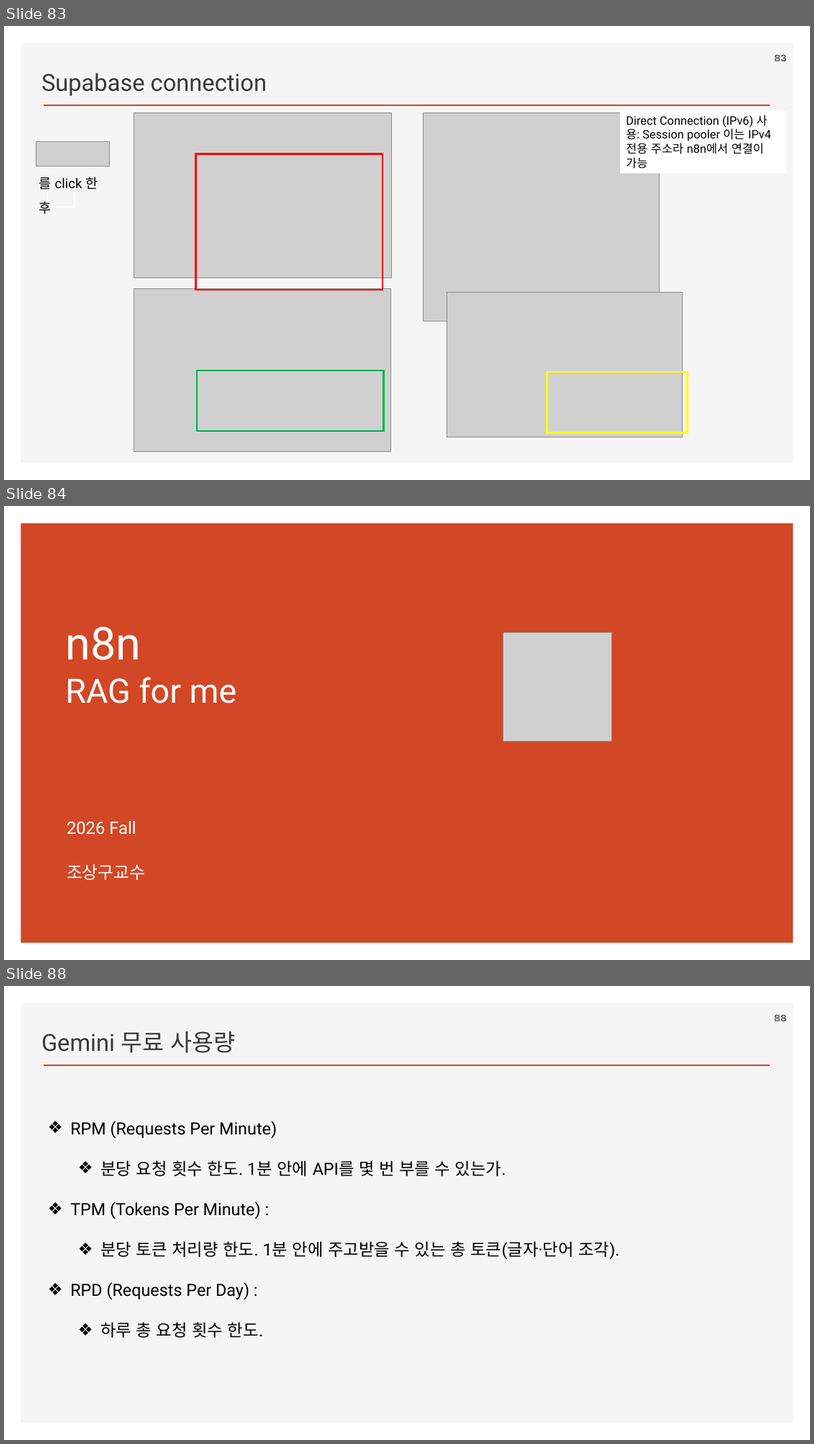
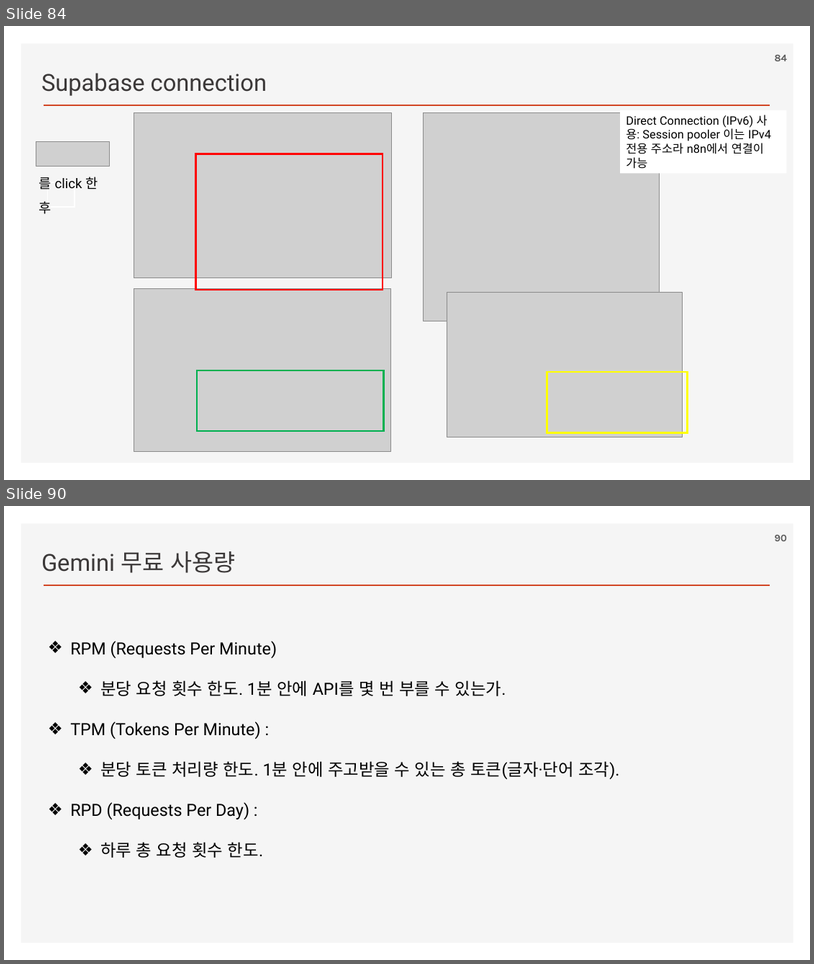
Before and after one commit to ancestor9/2026_Fall_AI-Workflow, a slide deck: PPTs/02_AI Workflow_n8n.pptx. Shown one above the other, each under a label of ours: slides 83, 84 and 88 before the commit, slides 84 and 90 after it; the slides between them are not shown. The pictures are 814x1444 and 814x964 pixels, drawn with LibreOffice and Linux fonts; fonts in the diff are those of the drawing; grey boxes stand for pictures; background and template pictures are left out. Boxes give left, top, right and bottom in pixels: in the first picture for what was removed or moved away, otherwise in the second. Text is boxed around its words. In the diff, an @@ line names an element or a change of style, - is before the commit and + after.

```diff
--- a/PPTs/02_AI Workflow_n8n.pptx
+++ b/PPTs/02_AI Workflow_n8n.pptx
@@ slide 84 removed at (4,506,810,960), background #FFFFFF @@
@@ rectangle removed at (21,523,794,943) @@
@@ title removed at (65,626,237,703) @@
-n8n
-RAG for me
@@ picture removed at (504,633,612,741) @@
@@ text removed at (67,821,146,880) @@
-2026 Fall
-조상구교수
@@ what was slide 83 is now slide 84 @@
@@ page number at (775,55,787,61): text changed @@
-83
+84
@@ what was slide 88 is now slide 90 @@
@@ page number at (775,535,787,541): text changed @@
-88
+90
```
Also in this commit, not shown: 2 slides changed, 4 slides added, 1 other slide removed.
